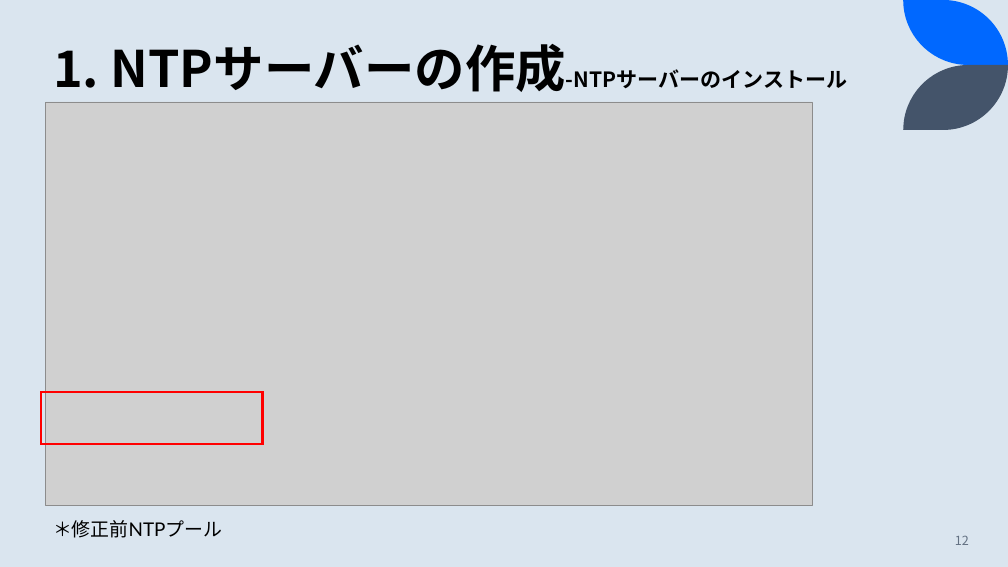
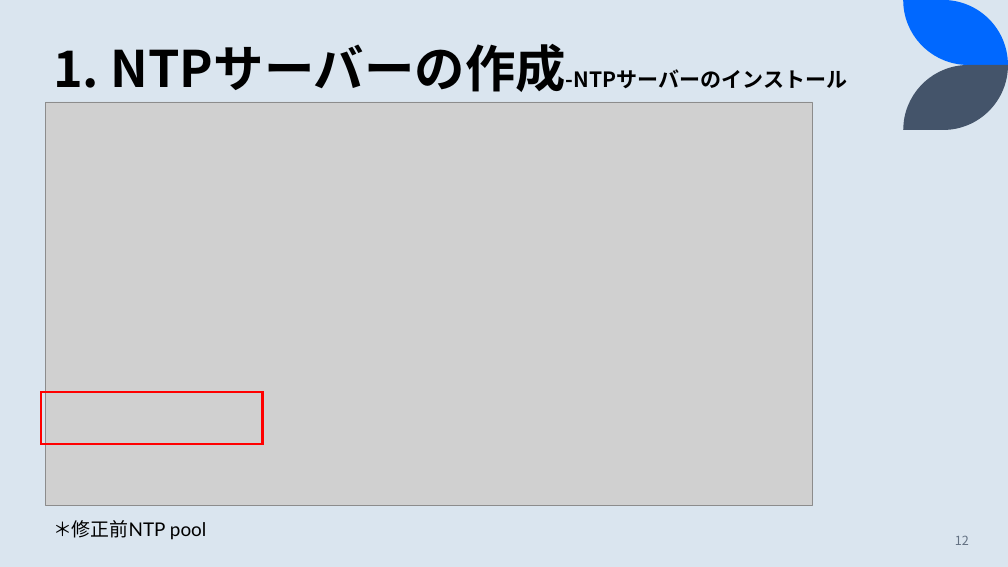
Before and after one commit to jr-joe005/temp_backup, a slide deck: slide 12 of 20221219～/Windows Server时间同步/状況整理_JP.pptx. Drawn at 1008x567 pixels with LibreOffice and Linux fonts; fonts in the diff are those of the drawing; grey boxes stand for pictures. Boxes give left, top, right and bottom in pixels: in the first picture for what was removed or moved away, otherwise in the second. Text is boxed around its words. In the diff, an @@ line names an element or a change of style, - is before the commit and + after.

```diff
--- a/20221219～/Windows Server时间同步/状況整理_JP.pptx
+++ b/20221219～/Windows Server时间同步/状況整理_JP.pptx
@@ text at (53, 520, 206, 540): text changed @@
-＊修正前NTPプール
+＊修正前NTP pool
```
Also in this commit, not shown: 3 other slides changed, 3 slides added, 1 other file.
